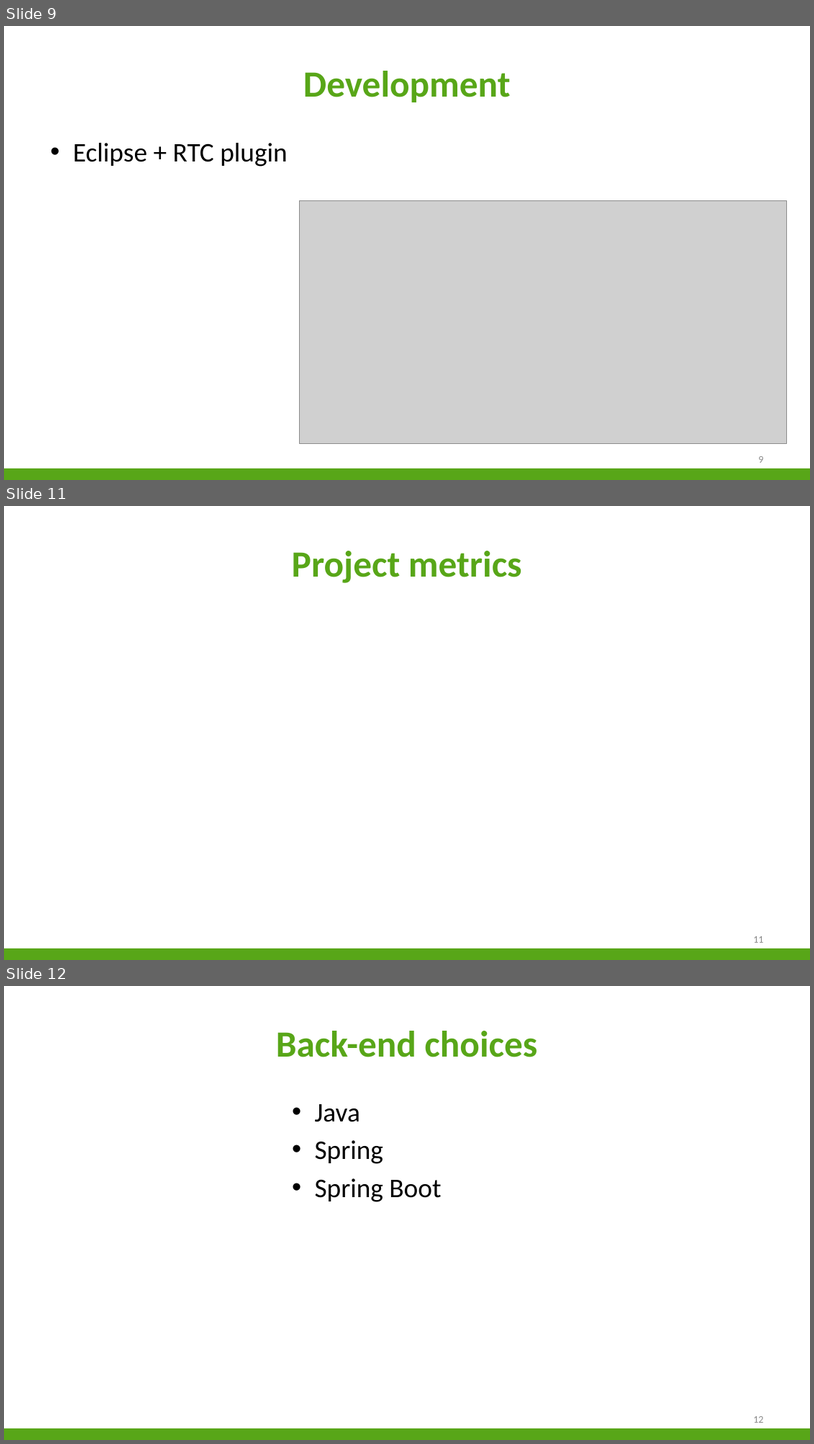
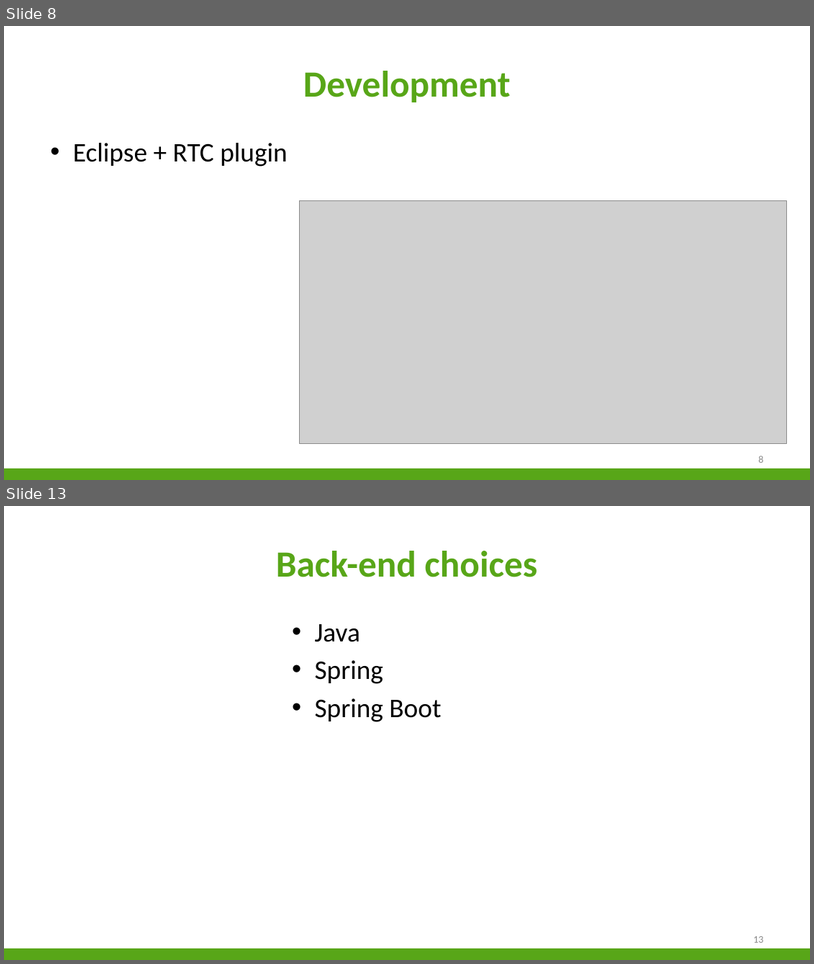
Before and after one commit to niekvandael/iTalent, a slide deck: italent/documents/Presentatie/Presentatie.pptx. Shown one above the other, each under a label of ours: slides 9, 11 and 12 before the commit, slides 8 and 13 after it; the slides between them are not shown. The pictures are 814x1444 and 814x964 pixels, drawn with LibreOffice and Linux fonts; fonts in the diff are those of the drawing; grey boxes stand for pictures; background and template pictures are left out. Boxes give left, top, right and bottom in pixels: in the first picture for what was removed or moved away, otherwise in the second. Text is boxed around its words. In the diff, an @@ line names an element or a change of style, - is before the commit and + after.

```diff
--- a/italent/documents/Presentatie/Presentatie.pptx
+++ b/italent/documents/Presentatie/Presentatie.pptx
@@ slide 11 removed at [4, 506, 810, 960], background #FFFFFF; not listed: 1 template element that a slide beside it also shows @@
@@ title removed at [292, 551, 522, 583] @@
-Project metrics
@@ page number removed at [754, 936, 764, 942] @@
-11
@@ what was slide 9 is now slide 8 @@
@@ page number at [759, 455, 764, 462]: text changed @@
-9
+8
@@ what was slide 12 is now slide 13 @@
```
Also in this commit, not shown: 2 slides changed, 3 slides added, 1 other slide removed.
